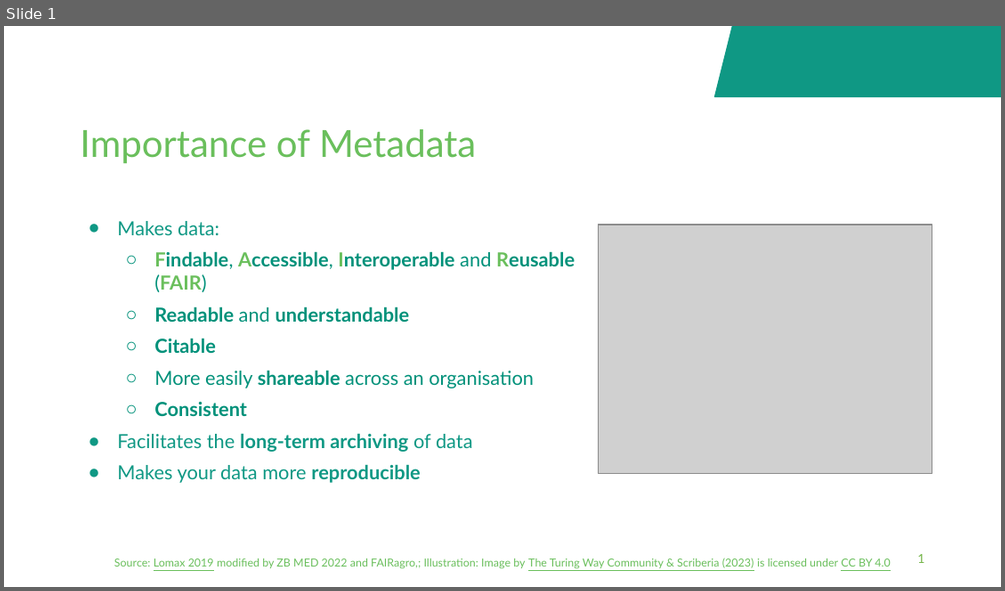
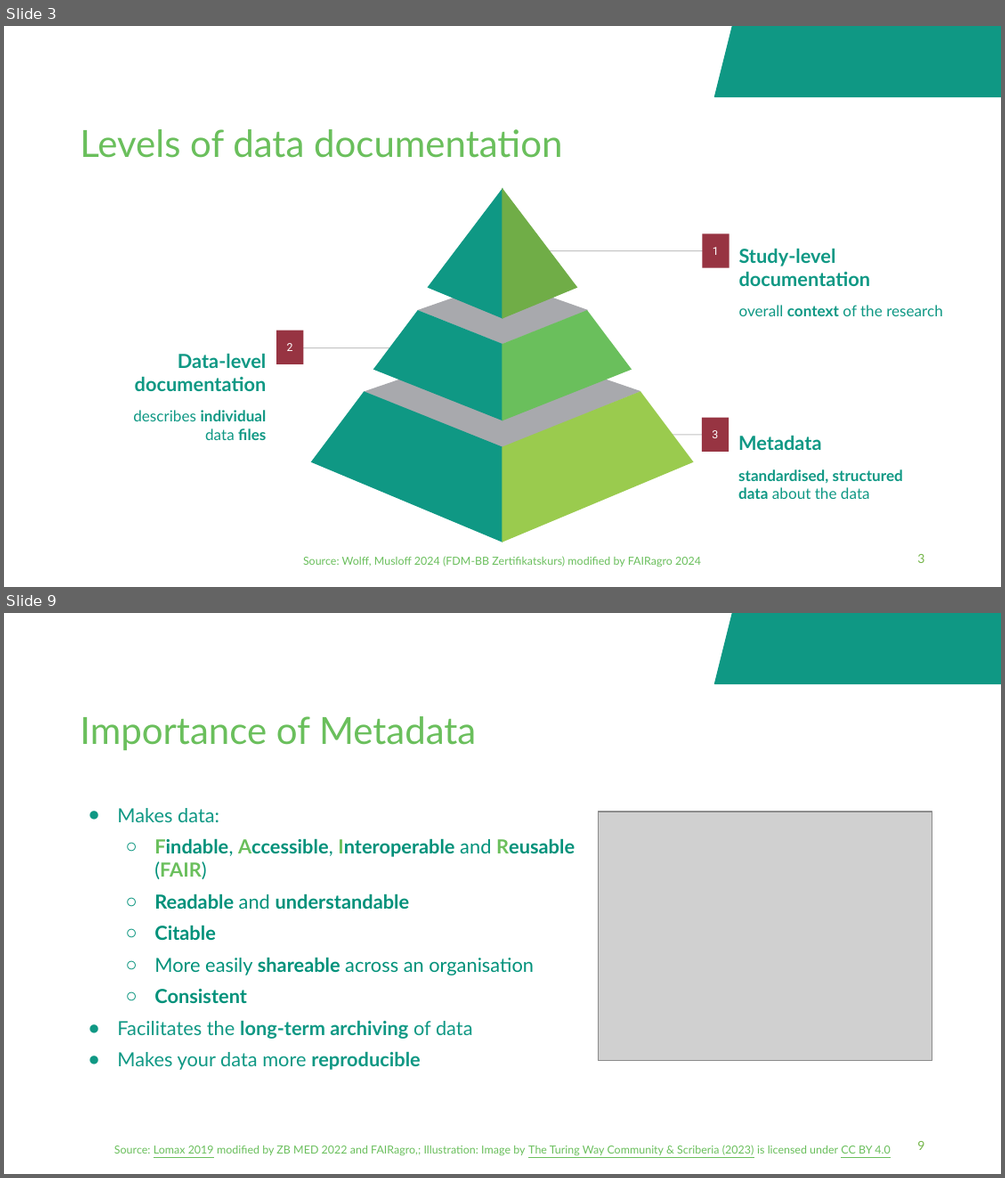
Before and after one commit to fairagro/FAIRagro_Modular-RDM-Training-Material, a slide deck: FAIRagro_Trainings_planned/2026-11_YSM_JKI/20261117-04-Lego-Discussion-and-Documentation-30min-Bosse.odp. Shown one above the other, each under a label of ours: slide 1 before the commit, slides 3 and 9 after it; the slides between them are not shown. The pictures are 1005x591 and 1005x1178 pixels, drawn with LibreOffice and Linux fonts; fonts in the diff are those of the drawing; grey boxes stand for pictures; background and template pictures are left out. Boxes give left, top, right and bottom in pixels: in the first picture for what was removed or moved away, otherwise in the second. Text is boxed around its words. In the diff, an @@ line names an element or a change of style, - is before the commit and + after.

```diff
--- a/FAIRagro_Trainings_planned/2026-11_YSM_JKI/20261117-04-Lego-Discussion-and-Documentation-30min-Bosse.odp
+++ b/FAIRagro_Trainings_planned/2026-11_YSM_JKI/20261117-04-Lego-Discussion-and-Documentation-30min-Bosse.odp
@@ slide 3 added at [4, 26, 1001, 587], background #FFFFFF; not listed: 1 template element that a slide beside it also shows @@
@@ title added at [80, 129, 562, 158], 27 pt, text #6ABF5C @@
+Levels of data documentation
@@ group added at [311, 187, 693, 541]: 8 freeform shapes @@
@@ rectangle added at [702, 233, 728, 267], fill #973442, 8 pt, text #FFFFFF @@
+1
@@ line added from (539, 251) to (726, 251), #C2C2C2 0.74 pt @@
@@ text added at [739, 248, 943, 316], 11 pt, text #0F9884, bold @@
+Study-level documentation
+overall context of the research
@@ rectangle added at [276, 330, 303, 364], fill #973442, 8 pt, text #FFFFFF @@
+2
@@ text added at [133, 353, 267, 440], 11 pt, text #0F9884, bold @@
+Data-level documentation
+describes individual data files
@@ line added from (400, 348) to (286, 348), #C2C2C2 0.74 pt @@
@@ rectangle added at [702, 418, 728, 451], fill #973442, 8 pt, text #FFFFFF @@
+3
@@ line added from (662, 435) to (726, 435), #C2C2C2 0.74 pt @@
@@ text added at [738, 435, 903, 499], 11 pt, text #0F9884, bold @@
+Metadata
+standardised, structured data about the data
@@ text added at [303, 556, 701, 566], 8 pt, text #6ABF5C @@
+Source: Wolff, Musloff 2024 (FDM-BB Zertifikatskurs) modified by FAIRagro 2024
@@ page number added at [917, 554, 924, 563], 9 pt, text #74B549 @@
+3
@@ what was slide 1 is now slide 9 @@
@@ page number at [917, 1141, 924, 1150]: text changed @@
-1
+9
```
Also in this commit, not shown: 2 slides changed, 8 other slides added, 11 other files.
